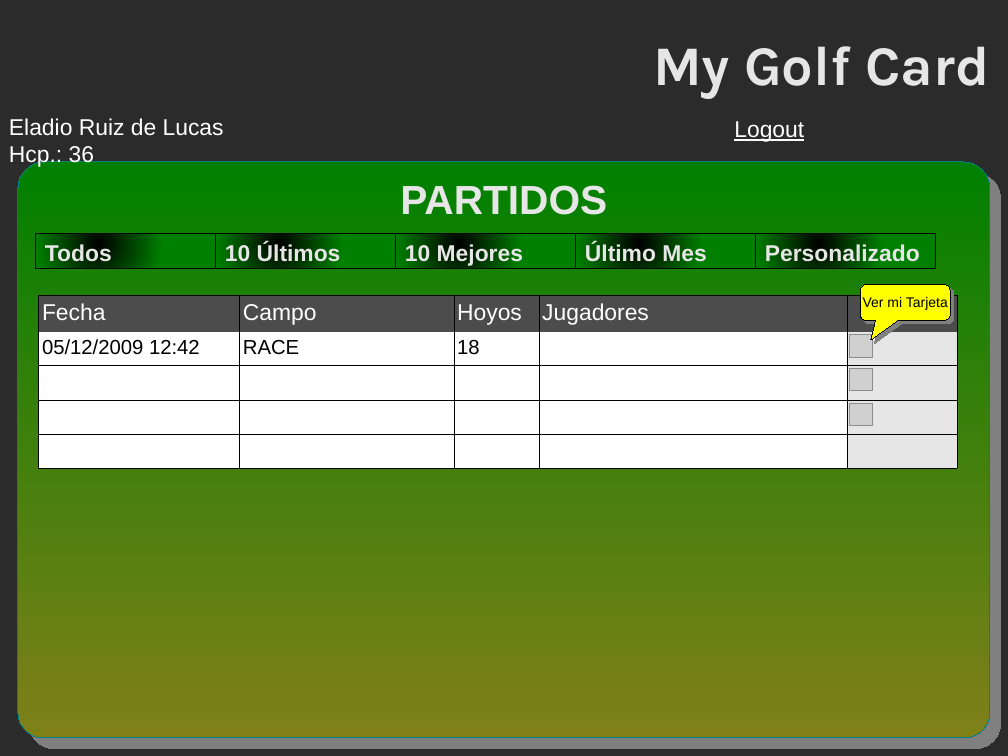
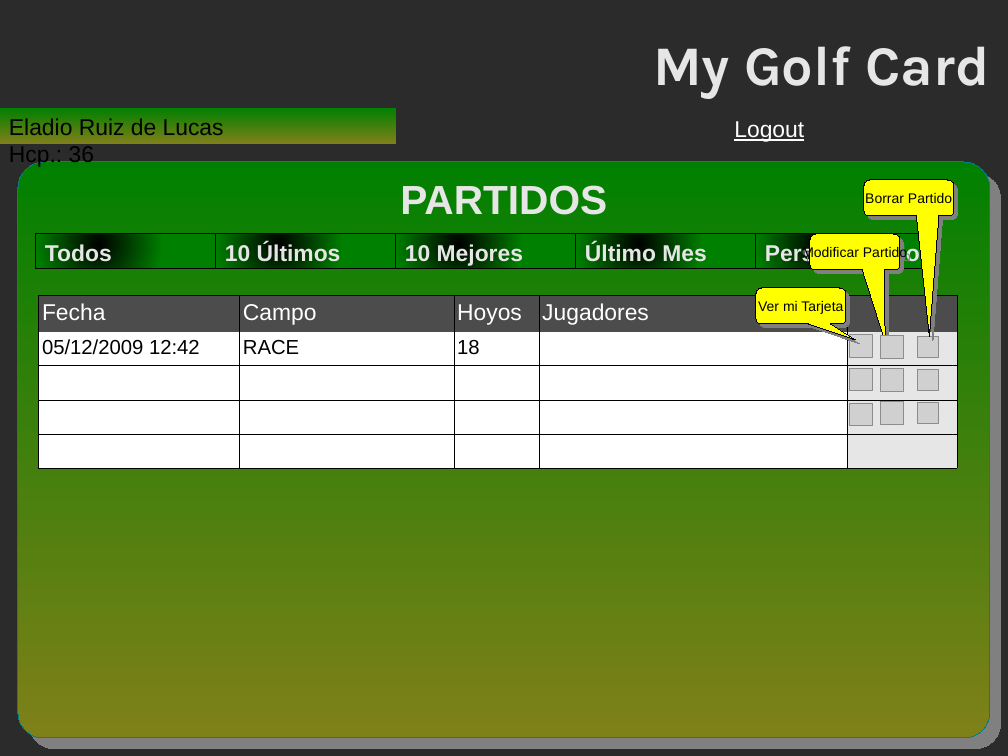
Before and after one commit to eladioruiz/golf, a slide deck: slide 5 of doc/technical_documentation/golf_01.odp (slide 3 before the commit). Drawn at 1008x756 pixels with LibreOffice and Linux fonts; fonts in the diff are those of the drawing; grey boxes stand for pictures; background and template pictures are left out; a plain dark background stands for a picture behind light text. Boxes give left, top, right and bottom in pixels: in the first picture for what was removed or moved away, otherwise in the second. Text is boxed around its words. In the diff, an @@ line names an element or a change of style, - is before the commit and + after.

```diff
--- a/doc/technical_documentation/golf_01.odp
+++ b/doc/technical_documentation/golf_01.odp
@@ rectangle "Eladio Ruiz de Lucas Hcp.: ...": place and size @@
-rectangle "Eladio Ruiz de Lucas Hcp.: ..." at box(9, 118, 224, 168)
+rectangle "Eladio Ruiz de Lucas Hcp.: ..." at box(0, 108, 396, 144)
@@ rectangle "Eladio Ruiz de Lucas Hcp.: ..." at box(0, 108, 396, 144): text colour #FFFFFF to #000000; fill none to gradient #008000 to #028000 to #038001 to #058001 to #068001 to #088001 @@
@@ rounded rectangle "PARTIDOS" at box(18, 162, 991, 738): fill gradient #008000 to #808019 to gradient #008000 to #028000 to #038001 to #058001 to #068001 to #088001 @@
@@ rounded speech box added at box(864, 180, 954, 216), fill #FFFF00, outline #000000 0 pt, 11 pt, text #000000 @@
+Borrar Partido
@@ rectangle "Personalizado" at box(756, 234, 937, 269): fill gradient #000000 to #008000 to gradient #000000 to #000200 to #000300 to #000500 to #000600 to #000800 @@
@@ rounded speech box added at box(810, 234, 900, 270), fill #FFFF00, outline #000000 0 pt, 11 pt, text #000000 @@
+Modificar Partido
@@ rounded speech box "Ver mi Tarjeta": place and size @@
-rounded speech box "Ver mi Tarjeta" at box(861, 284, 950, 320)
+rounded speech box "Ver mi Tarjeta" at box(756, 288, 846, 324)
@@ rounded speech box "Ver mi Tarjeta" at box(756, 288, 846, 324): proportions changed @@
@@ picture added at box(881, 336, 904, 359) @@
@@ picture added at box(918, 337, 939, 358) @@
@@ picture added at box(881, 369, 904, 391) @@
@@ picture added at box(918, 370, 939, 391) @@
@@ picture added at box(881, 402, 904, 425) @@
@@ picture added at box(918, 402, 939, 424) @@
```
Also in this commit, not shown: 8 other slides changed, 2 slides added, 21 other files.
